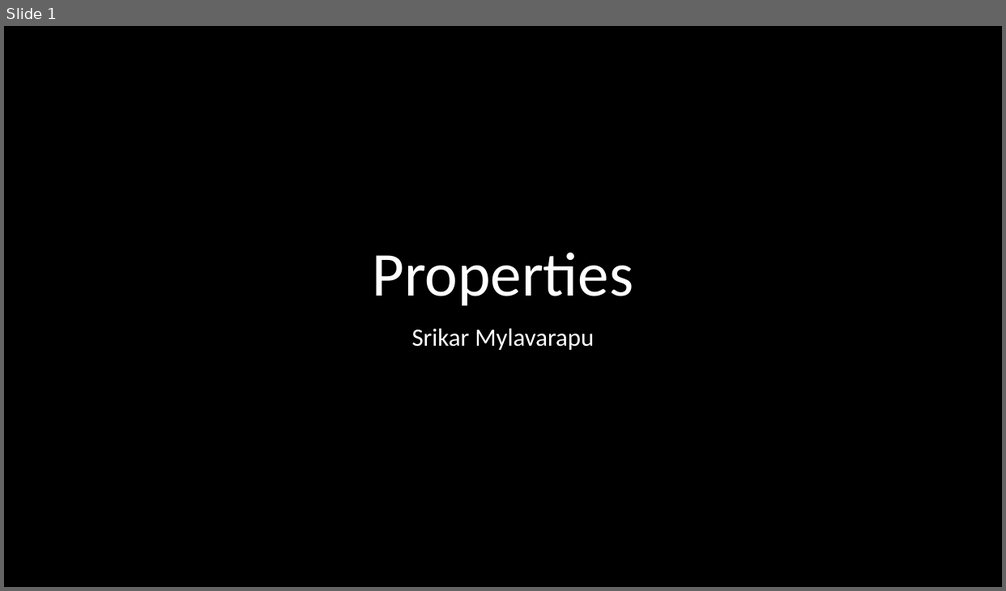
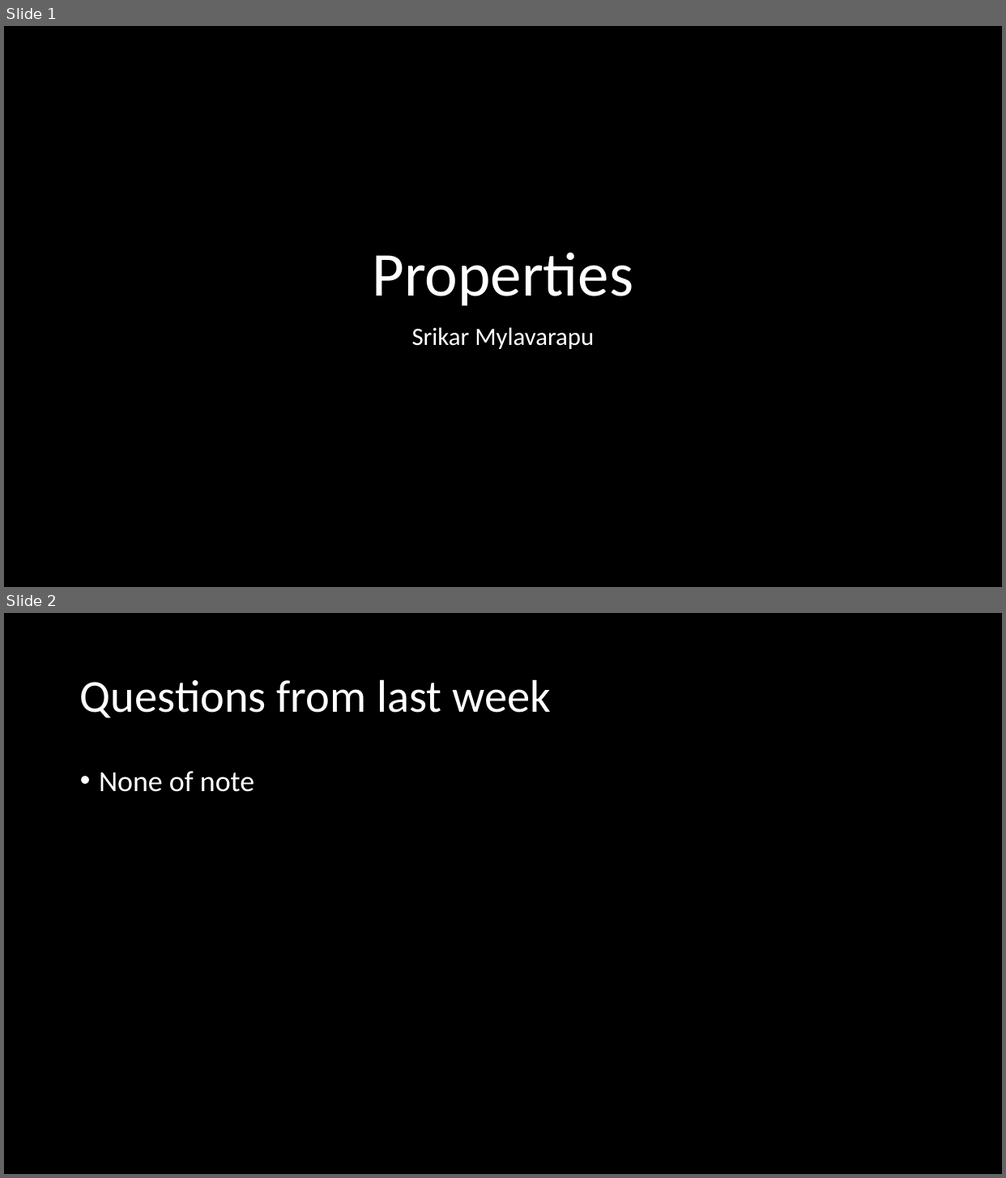
Before and after one commit to microsoft/Flash_University, a slide deck: CLR_via_CSharp/Chapter 10 - Properties/Properties.pptx. Shown one above the other, each under a label of ours: slide 1 before the commit, slides 1 and 2 after it. The pictures are 1006x591 and 1006x1178 pixels, drawn with LibreOffice and Linux fonts; fonts in the diff are those of the drawing. Boxes give left, top, right and bottom in pixels: in the first picture for what was removed or moved away, otherwise in the second. Text is boxed around its words. In the diff, an @@ line names an element or a change of style, - is before the commit and + after.

```diff
--- a/CLR_via_CSharp/Chapter 10 - Properties/Properties.pptx
+++ b/CLR_via_CSharp/Chapter 10 - Properties/Properties.pptx
@@ slide 2 added at (x1=4, y1=613, x2=1002, y2=1174), background #000000 @@
@@ title added at (x1=80, y1=679, x2=551, y2=718), 44 pt, text #FFFFFF @@
+Questions from last week
@@ text added at (x1=99, y1=771, x2=254, y2=792), 28 pt, text #FFFFFF @@
+• None of note
```
Also in this commit, not shown: 2 other slides added, 1 other file.
